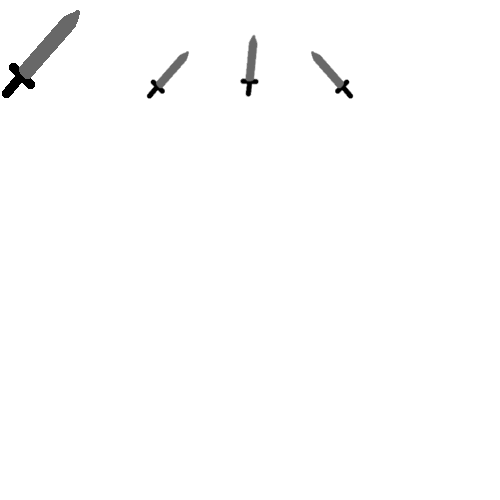
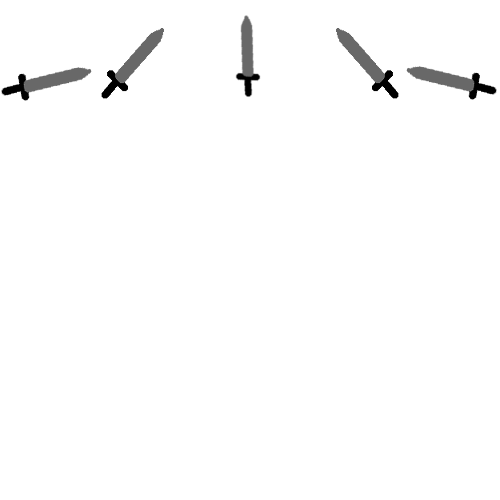
Two versions of the same layered image (500 × 500). Layer-by-layer changes:
added layer "Transformation copy" above "Transformation" over (x1=406, y1=66, x2=497, y2=100)
added layer "Transformation" above "Layer #1" over (x1=1, y1=67, x2=92, y2=101)
hid "Layer copy #2", painted on it over (x1=138, y1=16, x2=259, y2=98)
hid "Layer copy #1" over (x1=310, y1=51, x2=354, y2=99)
hid "Layer copy" over (x1=146, y1=51, x2=190, y2=99)
added layer "Layer copy #3" above "Layer copy #4" over (x1=235, y1=15, x2=261, y2=97)
added layer "Layer copy #4" above "Layer copy #5" over (x1=335, y1=28, x2=399, y2=99)
painted on "Layer" over (x1=2, y1=10, x2=165, y2=99)
